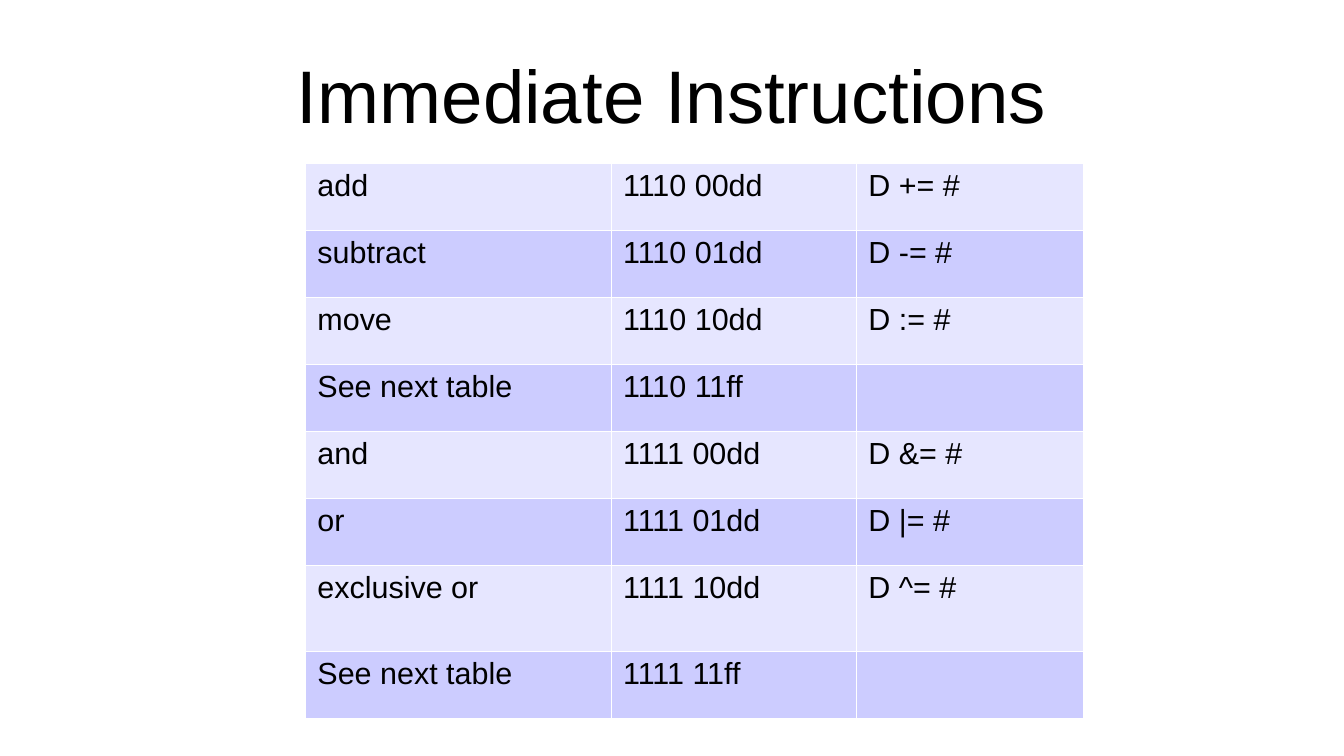
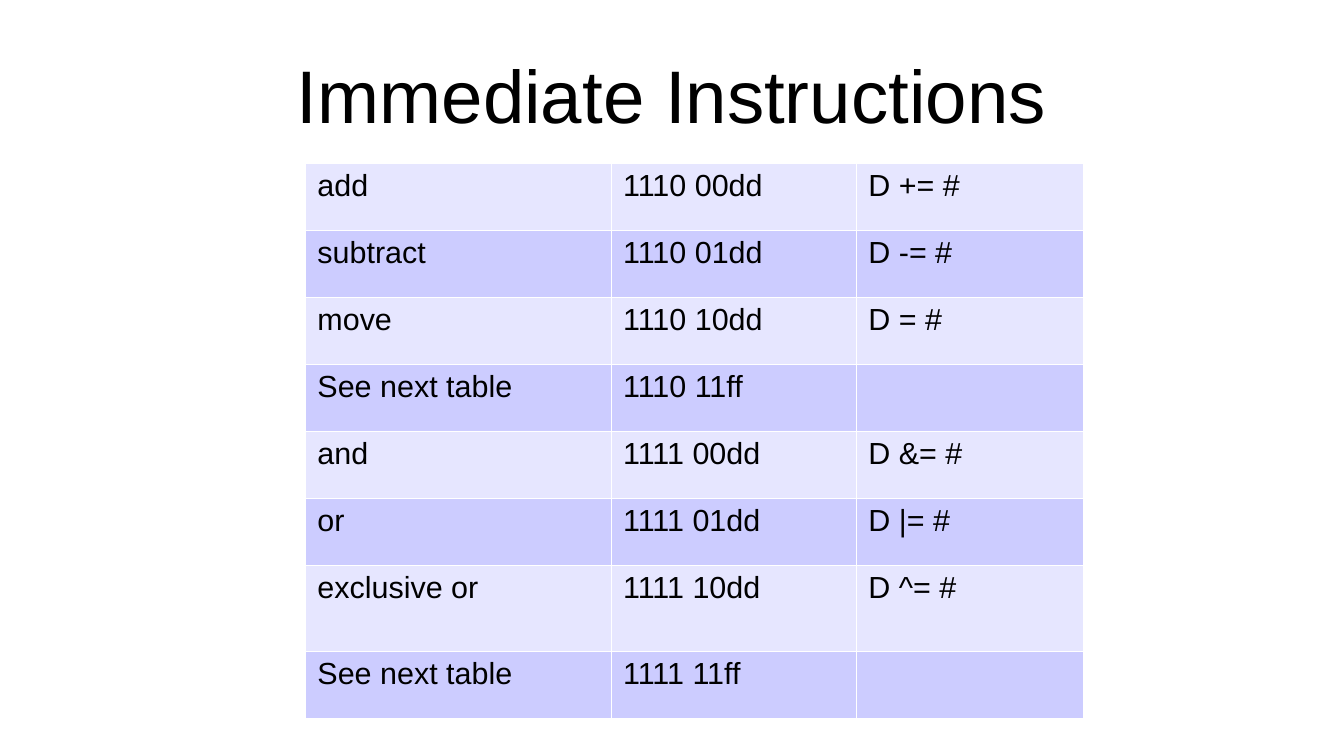
Before and after one commit to jeceljr/baby8, a slide deck: slide 9 of doc/baby8.odp. Drawn at 1344x756 pixels with LibreOffice and Linux fonts; fonts in the diff are those of the drawing. Boxes give left, top, right and bottom in pixels: in the first picture for what was removed or moved away, otherwise in the second. Text is boxed around its words. In the diff, an @@ line names an element or a change of style, - is before the commit and + after.

```diff
--- a/doc/baby8.odp
+++ b/doc/baby8.odp
@@ table at (306,163,1084,718) @@
-row 3, column 3: D := #
+row 3, column 3: D = #
```
Also in this commit, not shown: 2 other slides changed, 1 other file.
